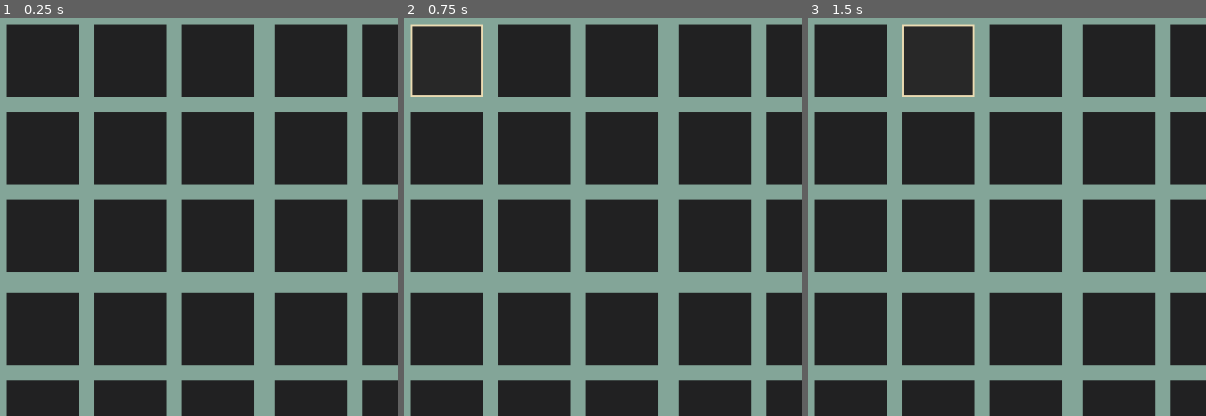
Above: before the commit, frames 1-3 (left to right).
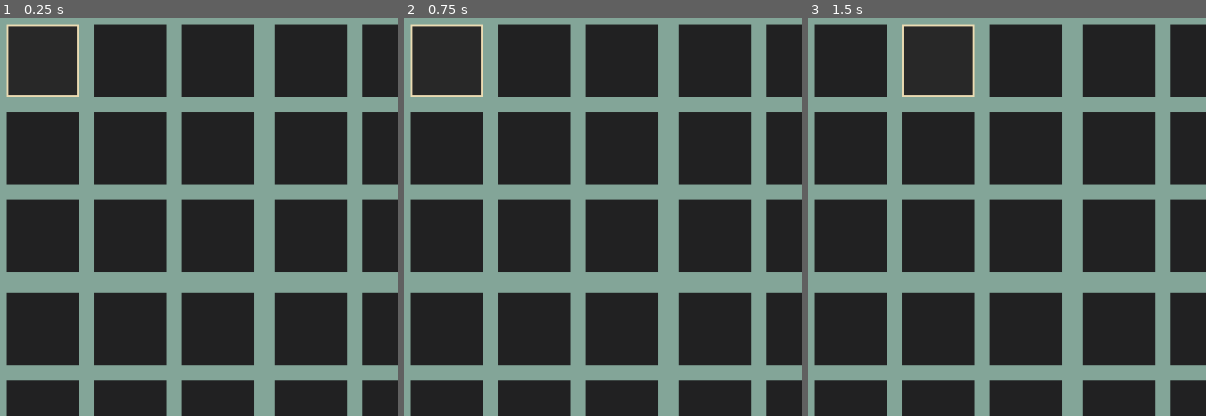
Above: after the commit, the same moments.

Repository: dudozermaks/GudokuOld
Game: Godot game, scene res://field.tscn
Two runs of this game, one before a commit and one after it. Both use one fixed random seed, a clock stepped at 60 frames per second and the inputs below.
Inputs (mouse positions are % of the whole screen's width and height, from its top left):
- Up to frame 1 (0.25 s): no input
- Up to frame 2 (0.75 s): click (5, 5) at 0.52 s
- Up to frame 3 (1.5 s): click (16, 5) at 1.27 s
The pictures show only the part of the screen within x 0-50%, y 0-50%; the shares and areas given below are measured in that part.

The runs differ from the first frame. In frame 1, 0.4% of the frame differs, in the area x 1-20%, y 1-20%; in frame 2, nothing differs; in frame 3, nothing differs.

Commit message:
top-left button grabs focus when app starts

Diff:
--- a/field.gd
+++ b/field.gd
@@ -4,6 +4,7 @@
 # Called when the node enters the scene tree for the first time.
 func _ready():
 	var vals : Array[int] = [1, 2, 3, 4, 5, 6, 7, 8, 9]
+	$Control/Field/Line1/Square1/Line1/Cell1.grab_focus()
 	# $Square1/Line1/Cell1.numbers = vals
 # Called every frame. 'delta' is the elapsed time since the previous frame.
 func _process(delta):
